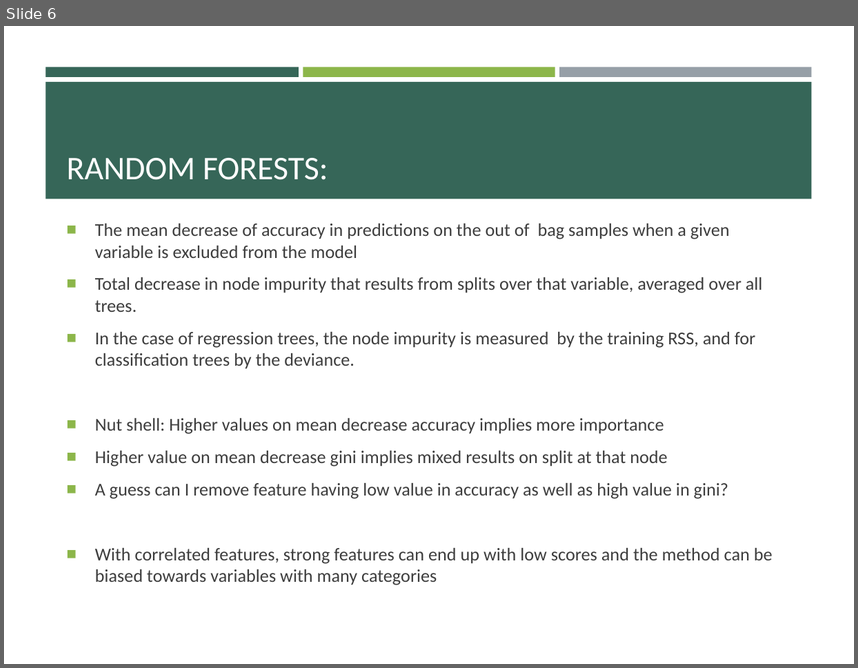
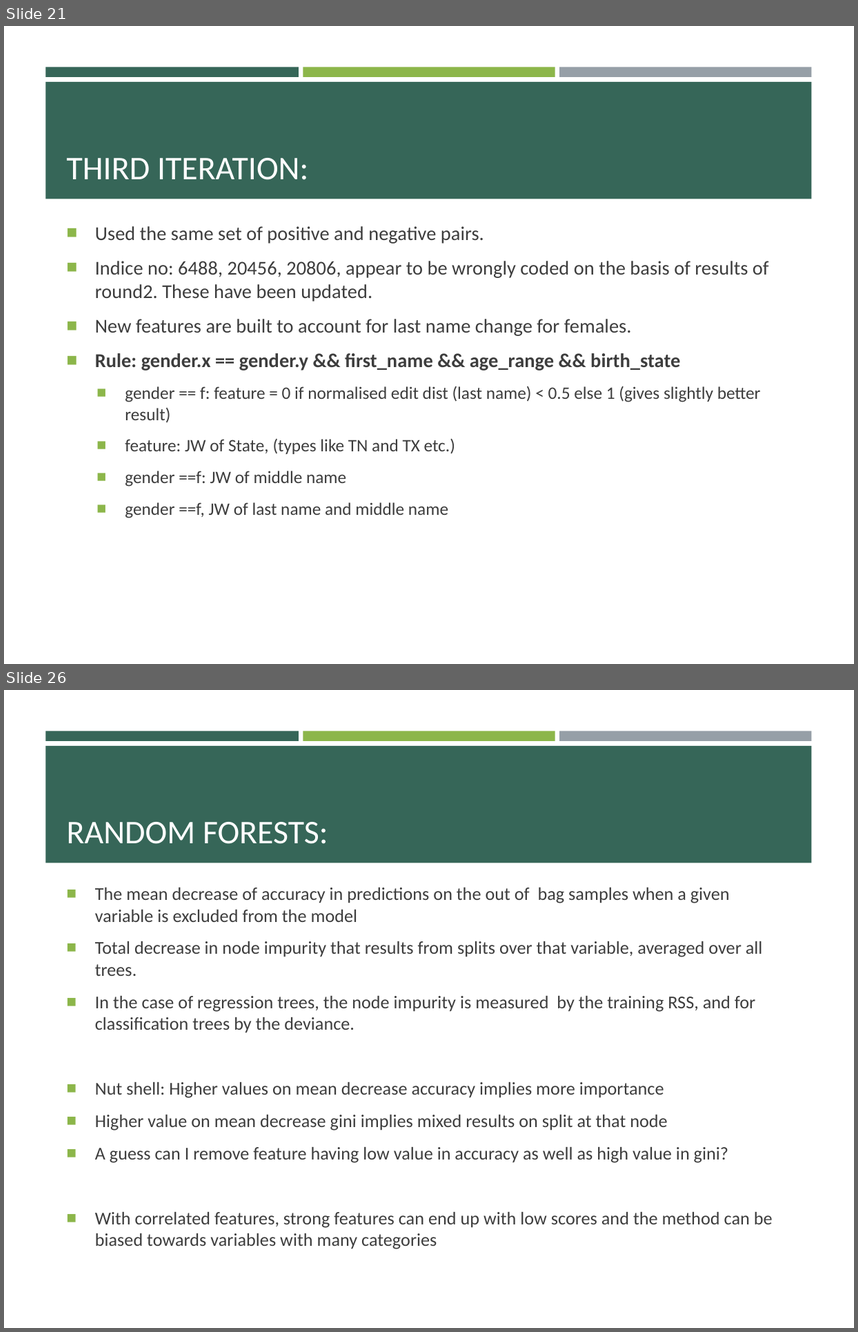
Before and after one commit to pulkitjain1004/autoRL, a slide deck: Record_Linkage.pptx. Shown one above the other, each under a label of ours: slide 6 before the commit, slides 21 and 26 after it; the slides between them are not shown. The pictures are 858x668 and 858x1332 pixels, drawn with LibreOffice and Linux fonts; fonts in the diff are those of the drawing. Boxes give left, top, right and bottom in pixels: in the first picture for what was removed or moved away, otherwise in the second. Text is boxed around its words. In the diff, an @@ line names an element or a change of style, - is before the commit and + after.

```diff
--- a/Record_Linkage.pptx
+++ b/Record_Linkage.pptx
@@ slide 21 added at [4, 26, 854, 664], background #FFFFFF; not listed: 4 template elements that a slide beside it also shows @@
@@ title added at [67, 158, 308, 180], 28 pt, text #FFFFFF @@
+THIRD ITERATION:
@@ text added at [95, 226, 769, 518], 16.6 pt, text #3D3D3D @@
+■ Used the same set of positive and negative pairs.
+■ Indice no: 6488, 20456, 20806, appear to be wrongly coded on the basis of results of round2. These have been updated.
+■ New features are built to account for last name change for females.
+■ Rule: gender.x == gender.y && first_name && age_range && birth_state
+  ■ gender == f: feature = 0 if normalised edit dist (last name) < 0.5 else 1 (gives slightly better result)
+  ■ feature: JW of State, (types like TN and TX etc.)
+  ■ gender ==f: JW of middle name
+  ■ gender ==f, JW of last name and middle name
@@ what was slide 6 is now slide 26 @@
```
Also in this commit, not shown: 1 slide changed, 21 other slides added, 1 slide removed.
